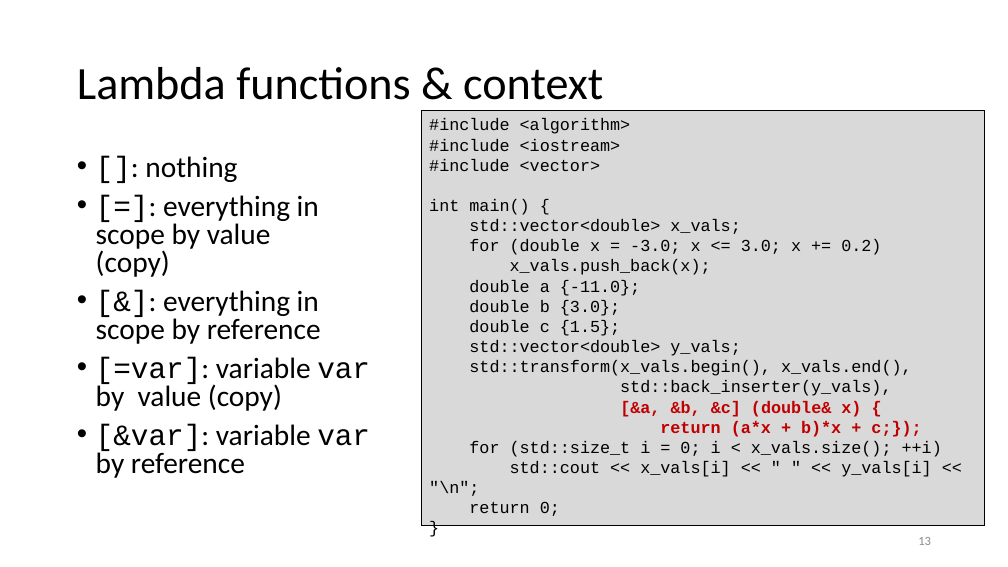
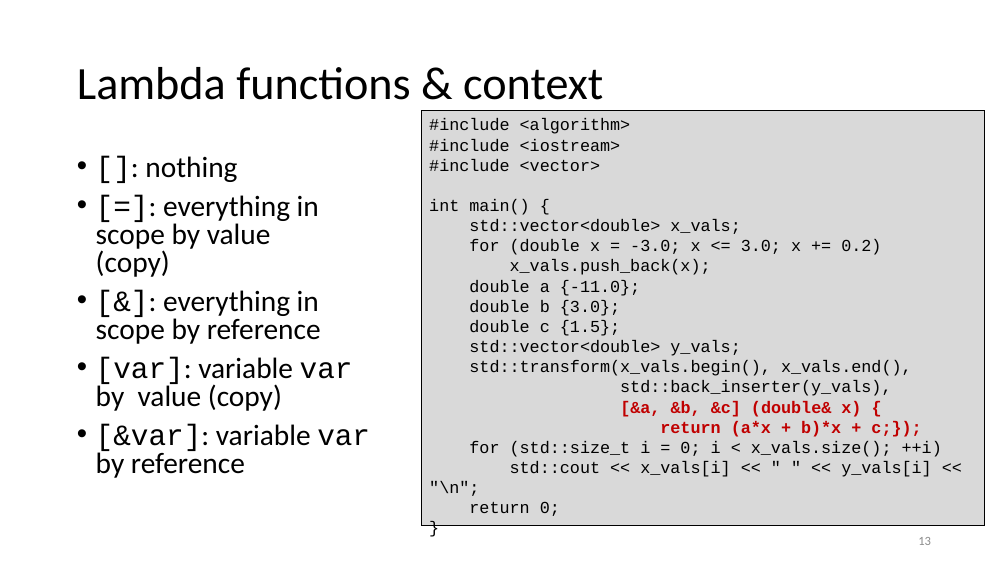
Before and after one commit to gjbex/Parallel-programming, a slide deck: slide 13 of tbb.pptx. Drawn at 1008x567 pixels with LibreOffice and Linux fonts; fonts in the diff are those of the drawing. Boxes give left, top, right and bottom in pixels: in the first picture for what was removed or moved away, otherwise in the second. Text is boxed around its words. In the diff, an @@ line names an element or a change of style, - is before the commit and + after.

Commit message:
Fix typo in lambda capture slide

```diff
--- a/tbb.pptx
+++ b/tbb.pptx
@@ text at <box>96,357,353,411</box>: text changed @@
-• [=var]: variable var
-  by value (copy)
+• [var]: variable var
+  by value (copy)
```
